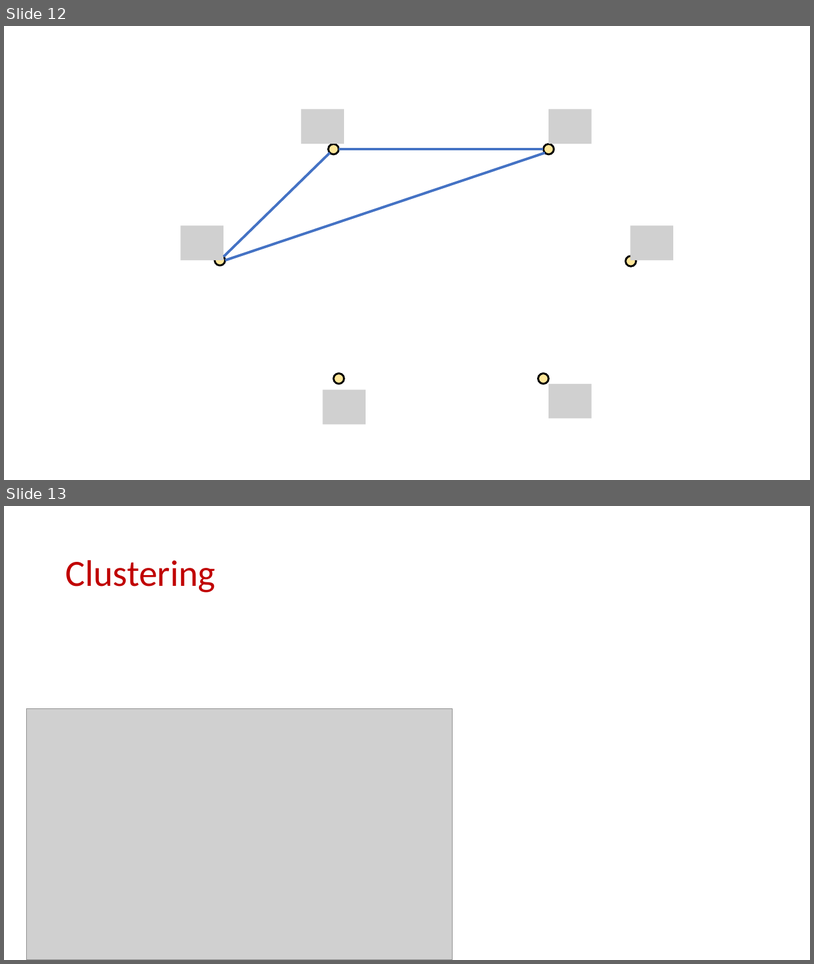
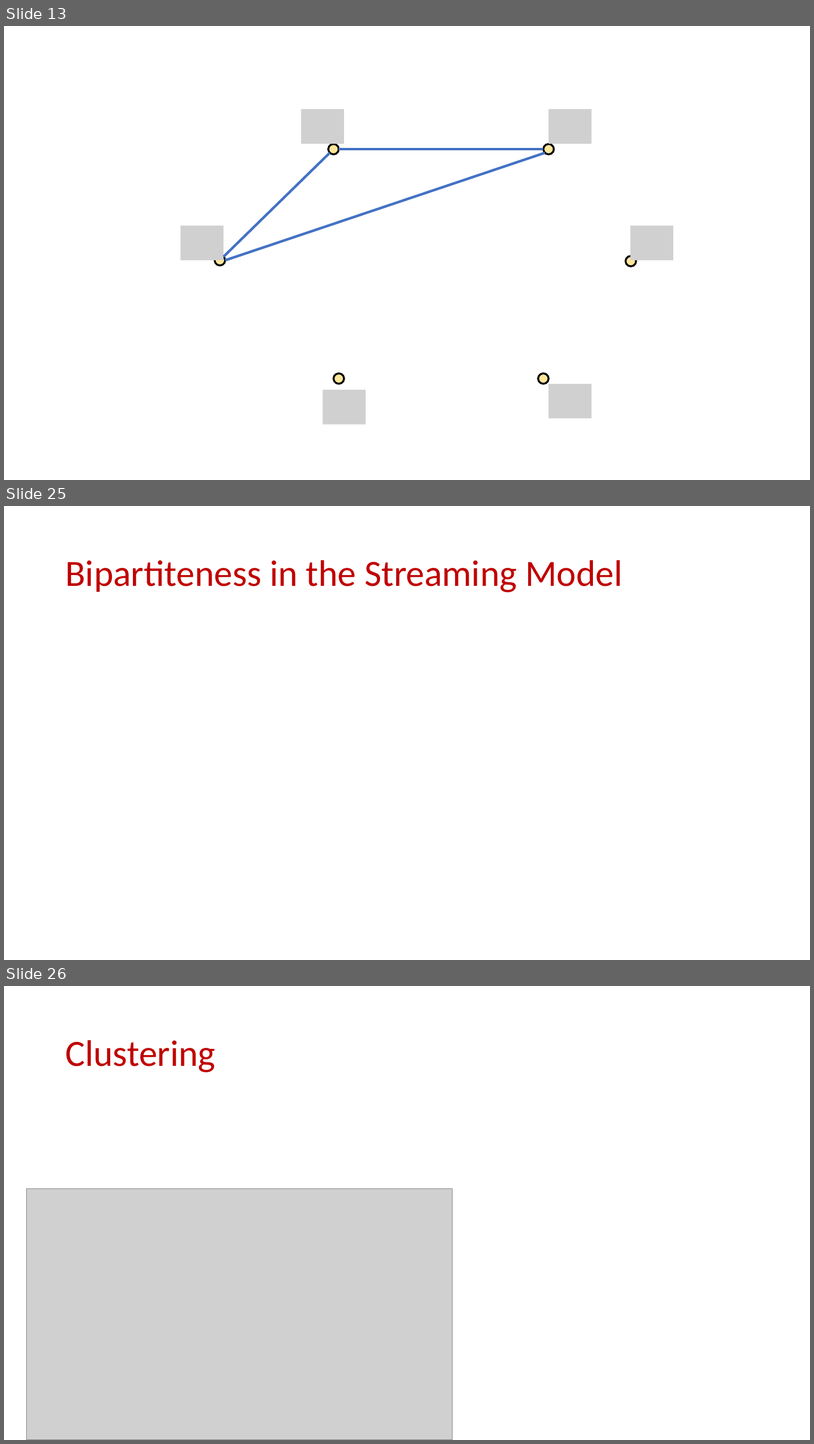
Before and after one commit to samsonzhou/samsonzhou.github.io, a slide deck: CSCE689-23/L21.pptx. Shown one above the other, each under a label of ours: slides 12 and 13 before the commit, slides 13, 25 and 26 after it; the slides between them are not shown. The pictures are 814x964 and 814x1444 pixels, drawn with LibreOffice and Linux fonts; fonts in the diff are those of the drawing; grey boxes stand for pictures. Boxes give left, top, right and bottom in pixels: in the first picture for what was removed or moved away, otherwise in the second. Text is boxed around its words. In the diff, an @@ line names an element or a change of style, - is before the commit and + after.

```diff
--- a/CSCE689-23/L21.pptx
+++ b/CSCE689-23/L21.pptx
@@ slide 25 added at (4,506,810,960), background #FFFFFF @@
@@ title added at (65,560,623,592), 44 pt, text #C00000 @@
+Bipartiteness in the Streaming Model
@@ what was slide 12 is now slide 13 @@
@@ what was slide 13 is now slide 26 @@
```
Also in this commit, not shown: 19 other slides added, 1 slide removed, 1 other file.
